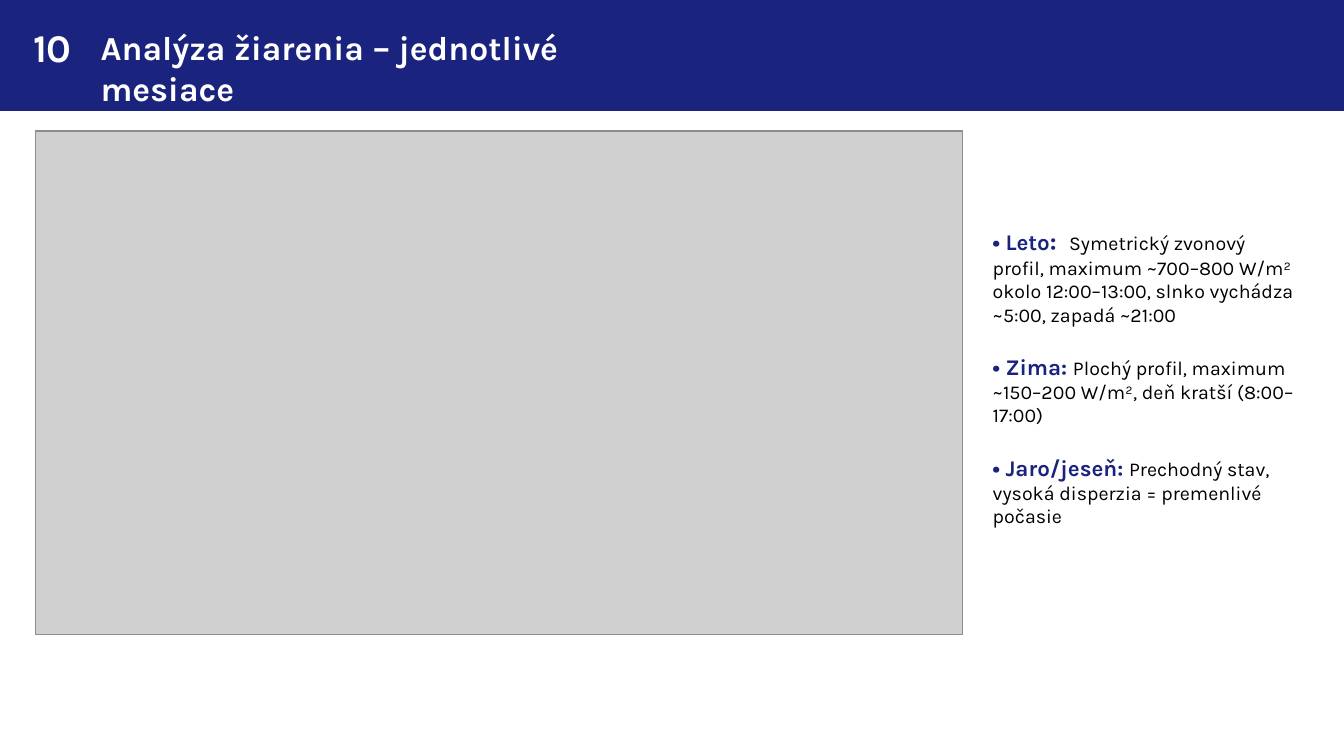
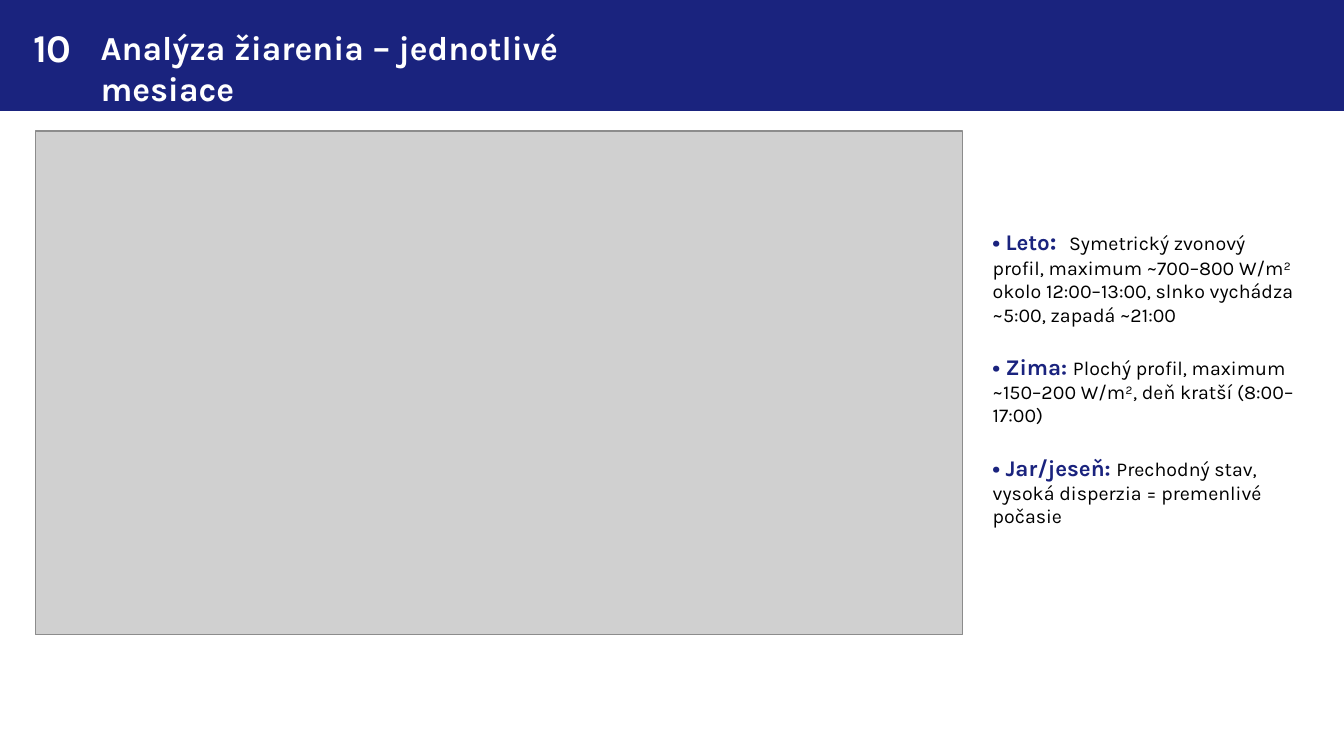
Before and after one commit to xvarmuza/MKR-meteorologicke_data, a slide deck: slide 10 of neposielat!/MKR_meteo_prezentacia.pptx. Drawn at 1344x756 pixels with LibreOffice and Linux fonts; fonts in the diff are those of the drawing; grey boxes stand for pictures. Boxes give left, top, right and bottom in pixels: in the first picture for what was removed or moved away, otherwise in the second. Text is boxed around its words. In the diff, an @@ line names an element or a change of style, - is before the commit and + after.

```diff
--- a/neposielat!/MKR_meteo_prezentacia.pptx
+++ b/neposielat!/MKR_meteo_prezentacia.pptx
@@ text at (993, 459, 1261, 528): text changed @@
-• Jaro/jeseň: Prechodný stav, vysoká disperzia = premenlivé počasie
+• Jar/jeseň: Prechodný stav, vysoká disperzia = premenlivé počasie
```
Also in this commit, not shown: 4 other slides changed.
